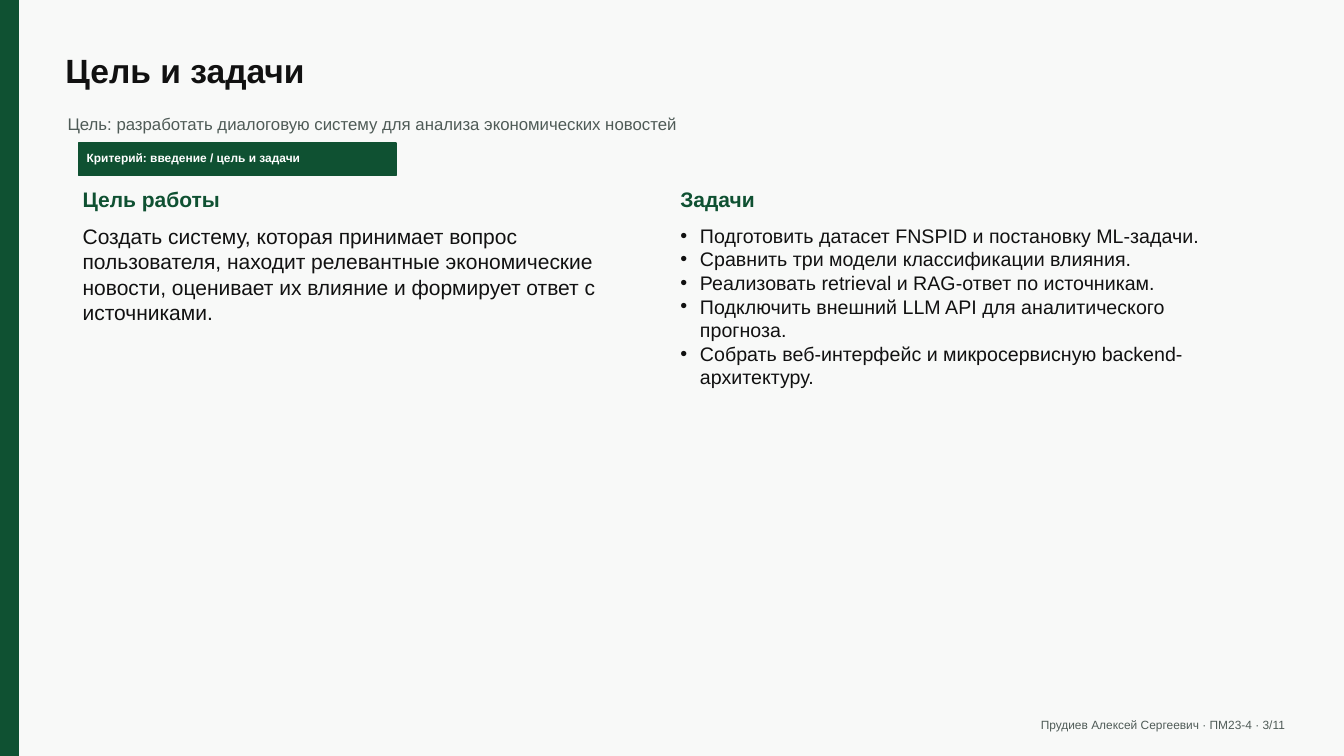
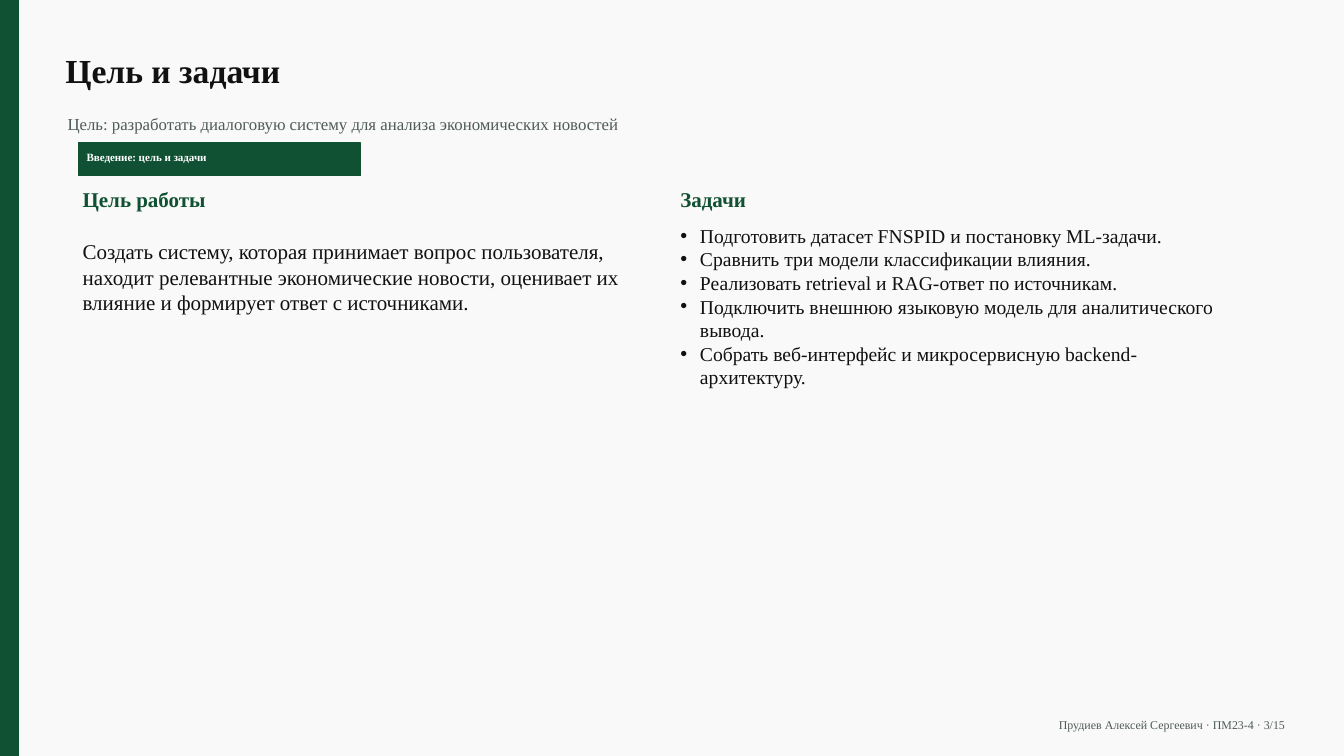
Before and after one commit to alexeydev22/news-analysis, a slide deck: slide 3 of docs/final/coursework-defense-presentation.pptx. Drawn at 1344x756 pixels with LibreOffice and Linux fonts; fonts in the diff are those of the drawing. Boxes give left, top, right and bottom in pixels: in the first picture for what was removed or moved away, otherwise in the second. Text is boxed around its words. In the diff, an @@ line names an element or a change of style, - is before the commit and + after.

```diff
--- a/docs/final/coursework-defense-presentation.pptx
+++ b/docs/final/coursework-defense-presentation.pptx
@@ rectangle: place and size @@
-rectangle at <box>79,143,396,175</box>
+rectangle at <box>79,143,361,175</box>
@@ text at <box>87,153,207,163</box>: text changed; size 8.5 to 7.9 pt; font Arial to Times New Roman @@
-Критерий: введение / цель и задачи
+Введение: цель и задачи
@@ font Arial to Times New Roman in 5 elements at <box>65,61,280,90</box>, <box>68,118,618,134</box>, <box>83,192,205,212</box>, <box>680,193,746,211</box>, <box>83,245,619,315</box> @@
@@ text at <box>700,230,1162,389</box>: font Arial to Times New Roman in "Подготовить датасет FNSPID и постановку ML-задачи.", "Сравнить три модели классификации влияния.", "Реализовать retrieval и RAG-ответ по источникам.", "Собрать веб-интерфейс и микросервисную backend-архитектуру." @@
@@ text at <box>700,301,1213,341</box>: text changed; font Arial to Times New Roman @@
-• Подключить внешний LLM API для аналитического прогноза.
+• Подключить внешнюю языковую модель для аналитического вывода.
@@ text at <box>1059,721,1285,732</box>: text changed; font Arial to Times New Roman @@
-Прудиев Алексей Сергеевич · ПМ23-4 · 3/11
+Прудиев Алексей Сергеевич · ПМ23-4 · 3/15
```
Also in this commit, not shown: 7 other slides changed, 7 slides added, 3 slides removed, 40 other files.
